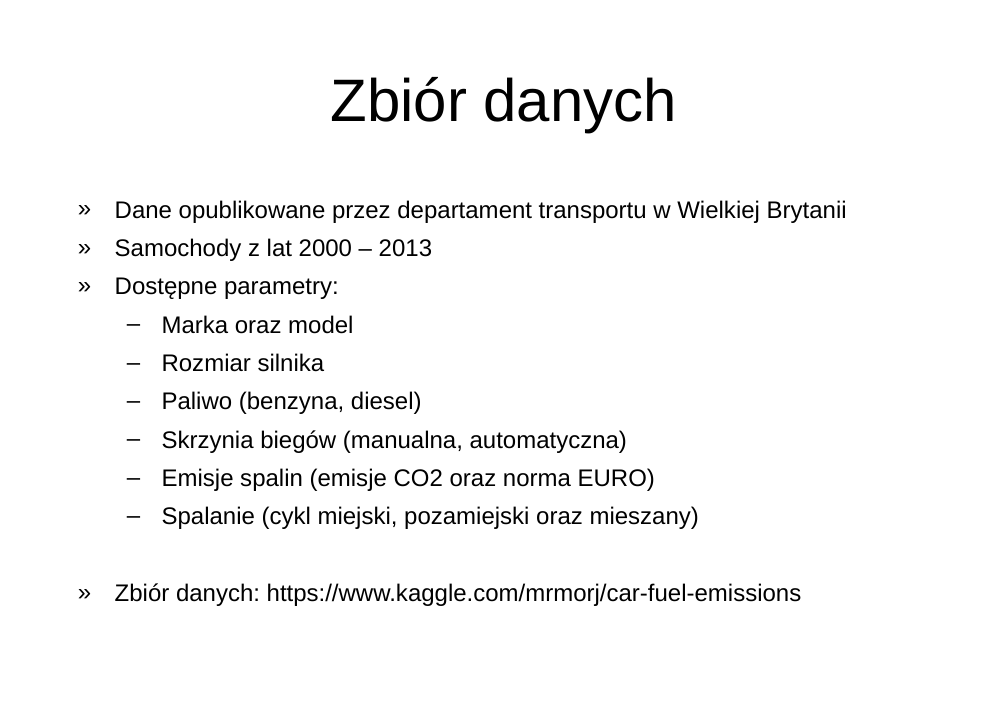
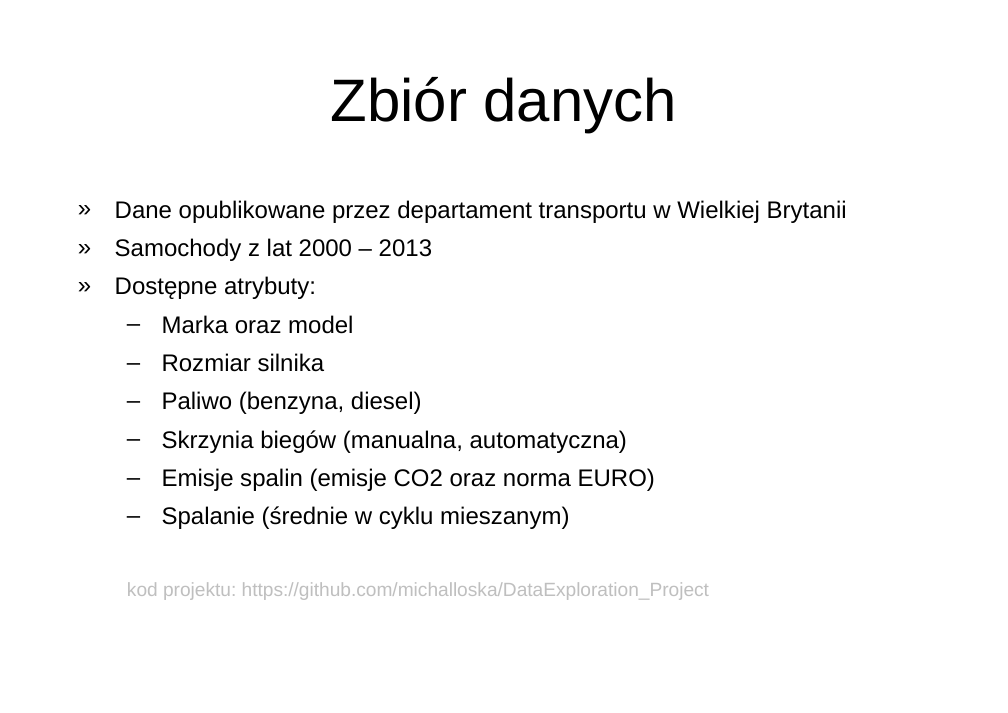
Before and after one commit to michalloska/DataExploration_Project, a slide deck: slide 2 of prezentacja.ppt. Drawn at 1008x713 pixels with LibreOffice and Linux fonts; fonts in the diff are those of the drawing; background and template pictures are left out. Boxes give left, top, right and bottom in pixels: in the first picture for what was removed or moved away, otherwise in the second. Text is boxed around its words. In the diff, an @@ line names an element or a change of style, - is before the commit and + after.

```diff
--- a/prezentacja.ppt
+++ b/prezentacja.ppt
@@ text at bbox=[115, 276, 316, 299]: text changed @@
-» Dostępne parametry:
+» Dostępne atrybuty:
@@ text at bbox=[127, 506, 709, 600]: text changed; size 20 to 16 pt; text colour #000000 to #BFBFBF @@
-  – Spalanie (cykl miejski, pozamiejski oraz mieszany)
-» Zbiór danych: https://www.kaggle.com/mrmorj/car-fuel-emissions
+  – Spalanie (średnie w cyklu mieszanym)
+  kod projektu: https://github.com/michalloska/DataExploration_Project
```
Also in this commit, not shown: 4 other slides changed, 6 slides added, 4 slides removed, 1 other file.
